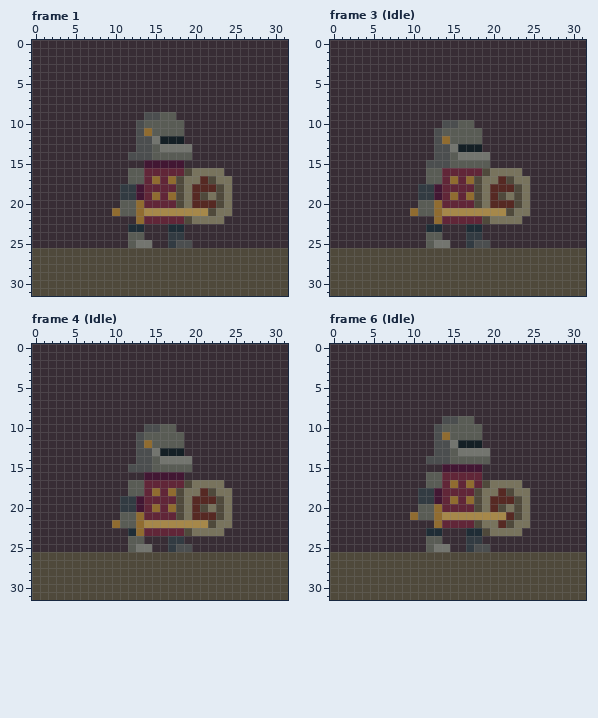
Two versions of one pixel-art file, Assets/Sprites/Hero.ase. The picture above is the old version.
32x32 pixels, 33 frames. Shown: frame 1, frame 3 (Idle), frame 4 (Idle), frame 6 (Idle). The commit also changed other frames, which this record leaves out.
Now the later version:
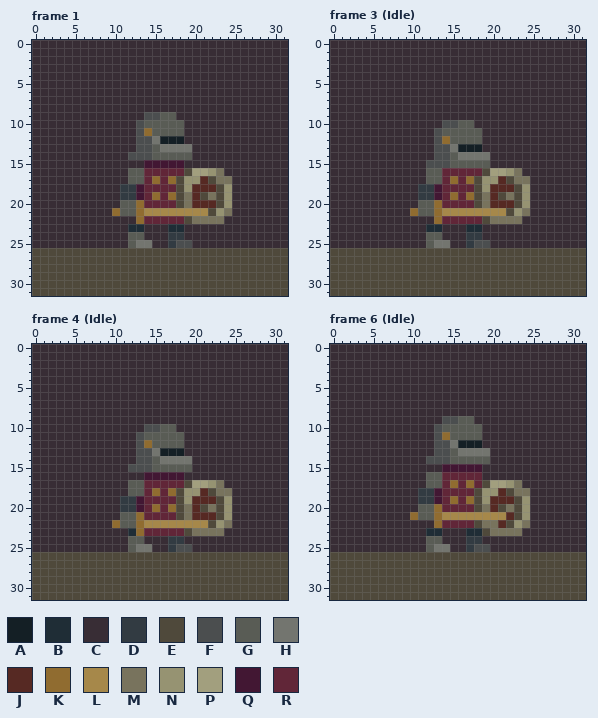
Palette (. is transparent): A #141f25  B #1f2d36  C #382d35  D #323b42  E #4f493b  F #4b4e4f  G #595c55  H #73756f  J #562923  K #906c30  L #a6884a  M #78735d  N #969372  P #a29f7e  Q #421733  R #612638
Difference:
Frame 1, layer "Shield":
y 16: x 20..22 MMM -> PPN
y 17: x 19..20 MM -> NN
y 18: x 19 M -> N; x 24 M -> N
y 19..20: x 24 M -> N
y 21: x 23 M -> N
Frame 3 (Idle), layer "Shield": the same change as frame 1
Frame 4 (Idle), layer "Shield":
y 17: x 20..22 MMM -> PPN
y 18: x 19..20 MM -> NN
y 19: x 19 M -> N; x 24 M -> N
y 20..21: x 24 M -> N
y 22: x 23 M -> N
Frame 6 (Idle), layer "Shield": the same change as frame 4 (Idle)
Where, in picture pixels (left, top, right, bottom), the same in both pictures:
changed: (184, 168, 232, 216)
changed: (482, 168, 530, 216)
changed: (184, 480, 232, 528)
changed: (482, 480, 530, 528)
